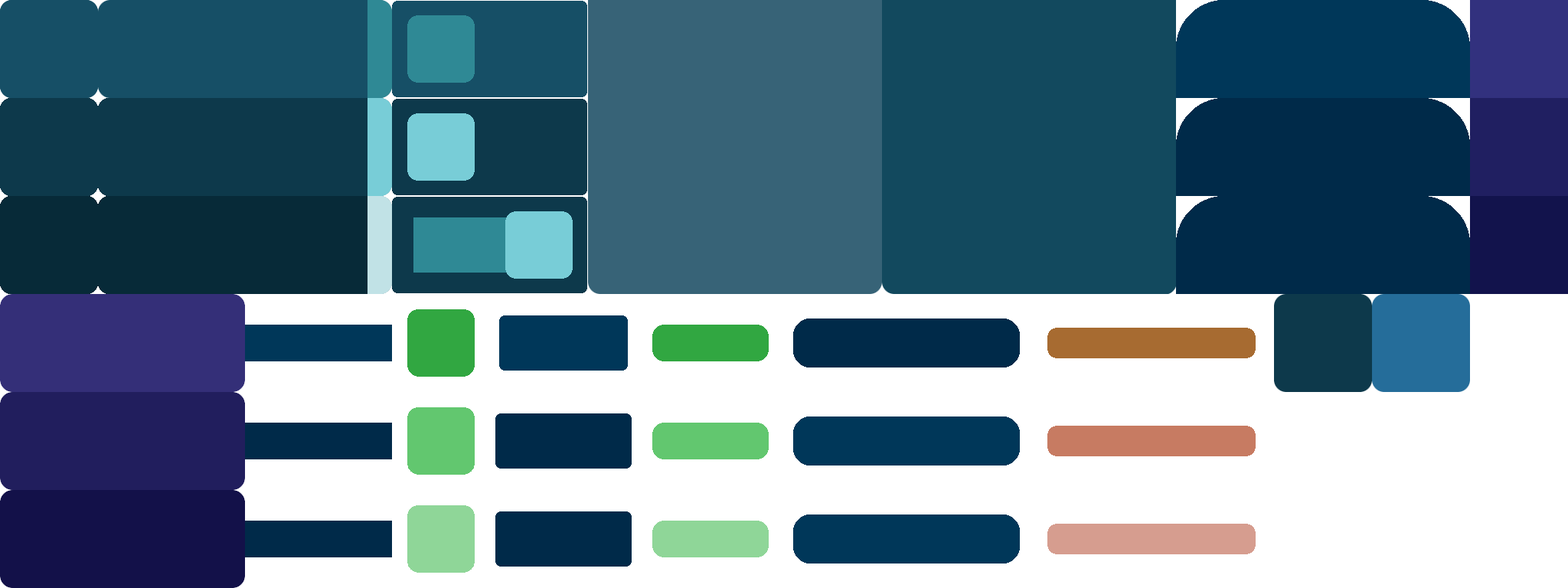
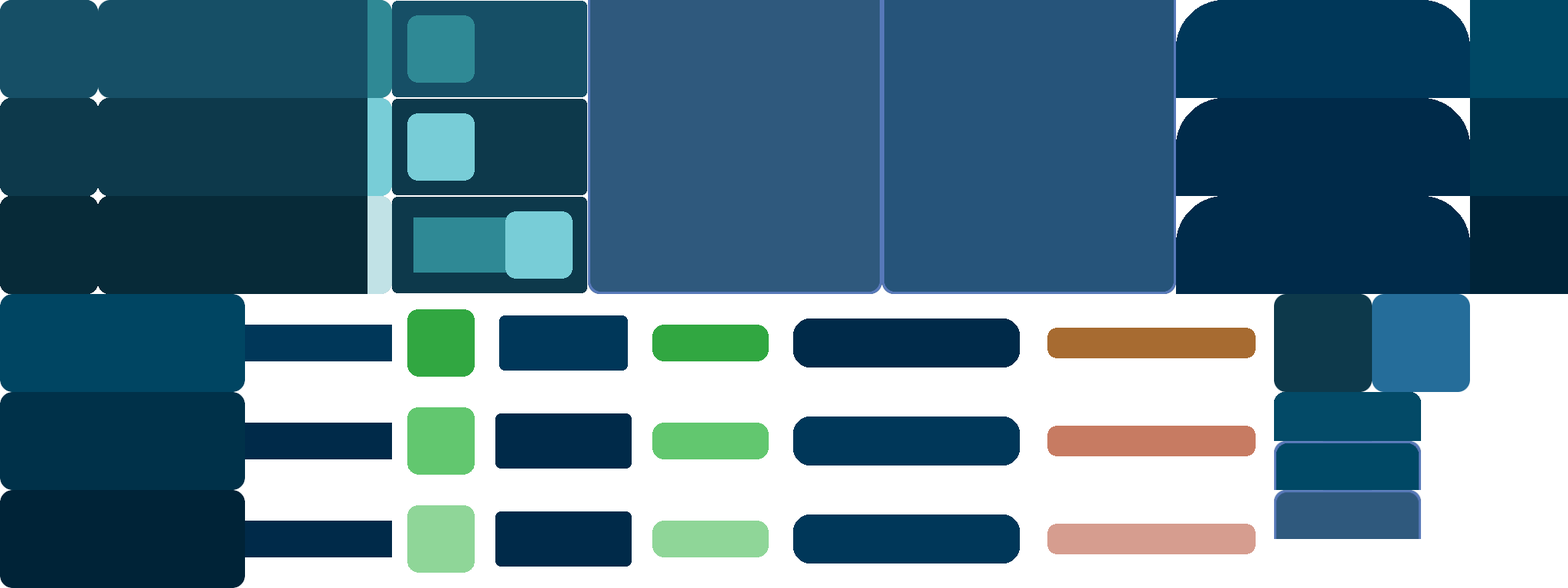
Layers edited between the first and the second 1568 × 588 image:
added layer "Copie de Title button" (99%) in group "box #1" over left=1274, top=392, right=1421, bottom=441
added layer "Copie de Copie de menu_item" in group "box #1" over left=1274, top=490, right=1421, bottom=539
added layer "Copie de menu_item" in group "box #1" over left=1274, top=441, right=1421, bottom=490
added layer "panel_neutral #1" in group "box #1" over left=588, top=0, right=882, bottom=294
renamed "panel_neutral" to "panel_hobered", opacity 95% → 100%, painted on it over left=588, top=0, right=1176, bottom=294
removed layer "panel_hovered" from group "box #1" over left=882, top=0, right=1176, bottom=294
painted on "box_active #1" over left=0, top=0, right=1568, bottom=588
